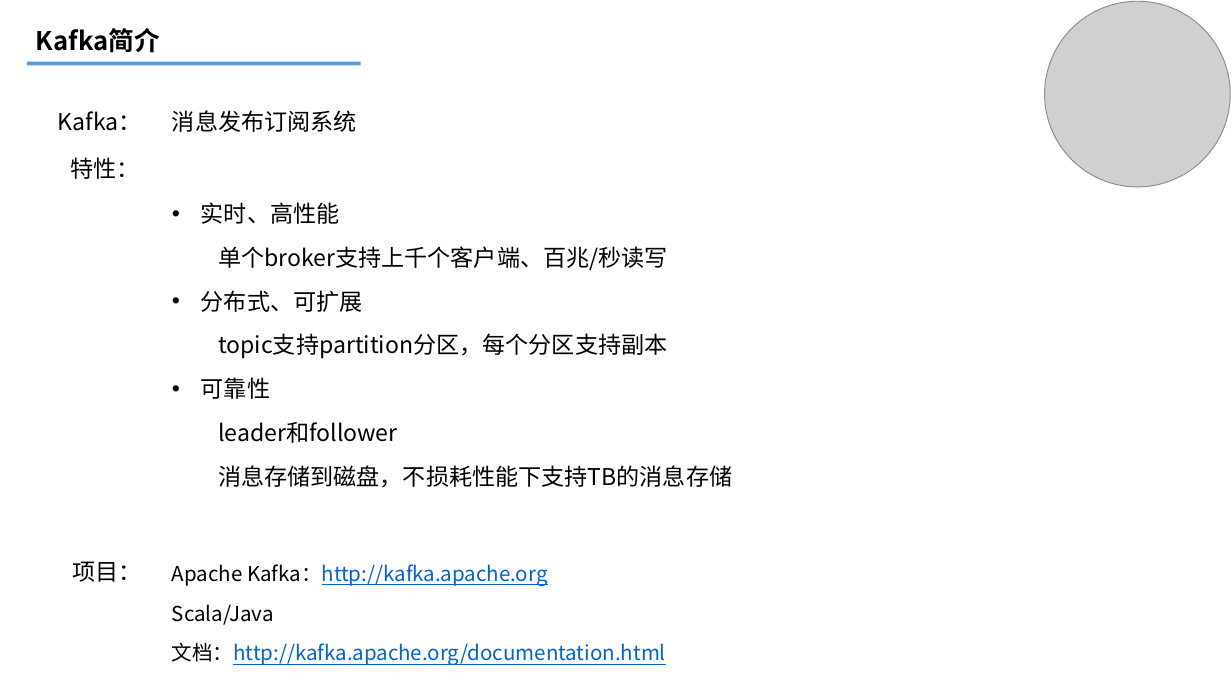
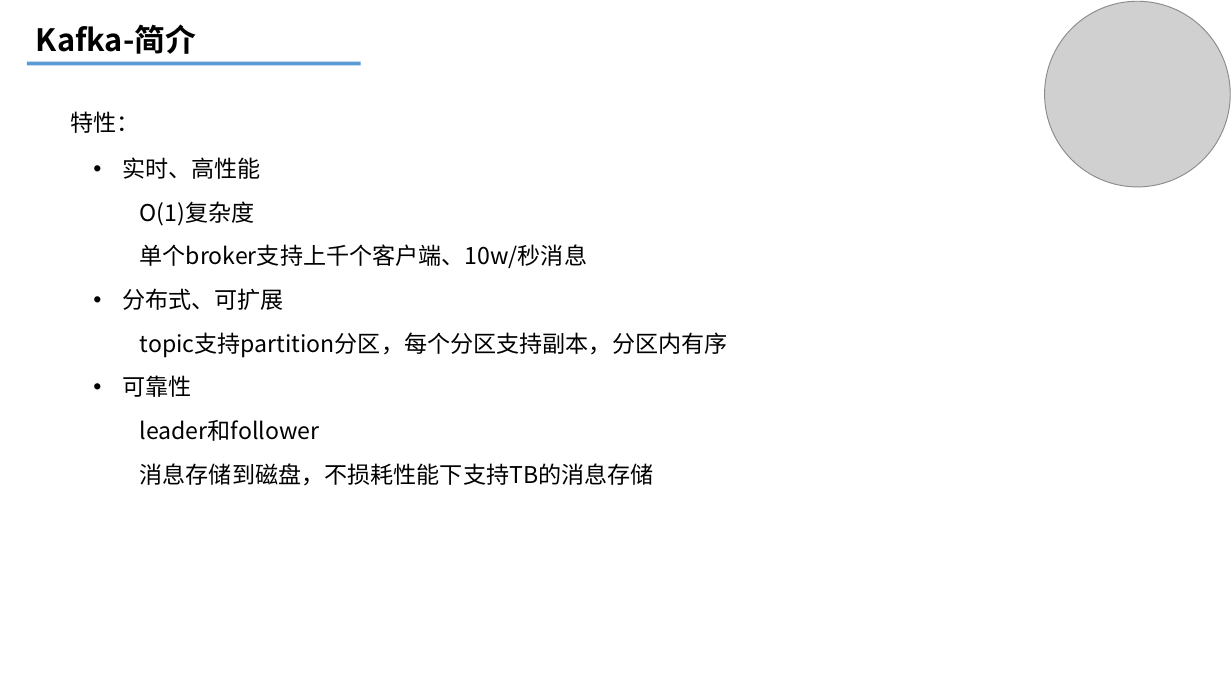
Before and after one commit to yintaoxue/ruogu, a slide deck: slide 4 of article/2016-08-03-kafka-intro.pptx (slide 3 before the commit). Drawn at 1232x693 pixels with LibreOffice and Linux fonts; fonts in the diff are those of the drawing; grey boxes stand for pictures. Boxes give left, top, right and bottom in pixels: in the first picture for what was removed or moved away, otherwise in the second. Text is boxed around its words. In the diff, an @@ line names an element or a change of style, - is before the commit and + after.

Commit message:
article kafka

```diff
--- a/article/2016-08-03-kafka-intro.pptx
+++ b/article/2016-08-03-kafka-intro.pptx
@@ text at (36, 24, 196, 54): text changed; size 20 to 24 pt @@
-Kafka简介
+Kafka-简介
@@ text removed at (58, 111, 142, 131) @@
-Kafka：
@@ text "特性：": place and size @@
-text "特性：" at (71, 157, 140, 179)
+text "特性：" at (71, 111, 140, 133)
@@ text removed at (172, 110, 357, 132) @@
-消息发布订阅系统
@@ text "实时、高性能": place and size @@
-text "实时、高性能" at (201, 202, 732, 488)
+text "实时、高性能" at (122, 157, 728, 486)
@@ text at (140, 201, 587, 268): text changed @@
-  单个broker支持上千个客户端、百兆/秒读写
+  O(1)复杂度
+  单个broker支持上千个客户端、10w/秒消息
@@ text at (140, 332, 728, 357): text changed @@
-  topic支持partition分区，每个分区支持副本
+  topic支持partition分区，每个分区支持副本，分区内有序
@@ text removed at (73, 561, 142, 582) @@
-项目：
@@ text removed at (172, 564, 666, 665) @@
-Apache Kafka：http://kafka.apache.org
-Scala/Java
-文档：http://kafka.apache.org/documentation.html
```
Also in this commit, not shown: 4 other slides changed, 9 slides added, 22 slides removed, 5 other files.
